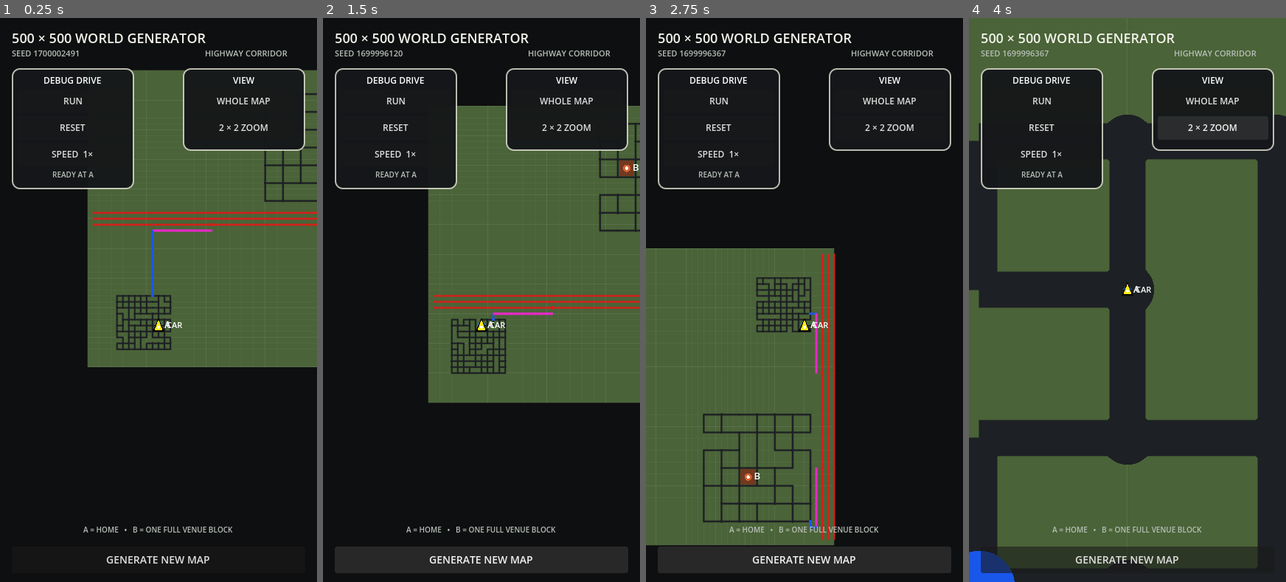
Above: before the commit, frames 1-4 (left to right).
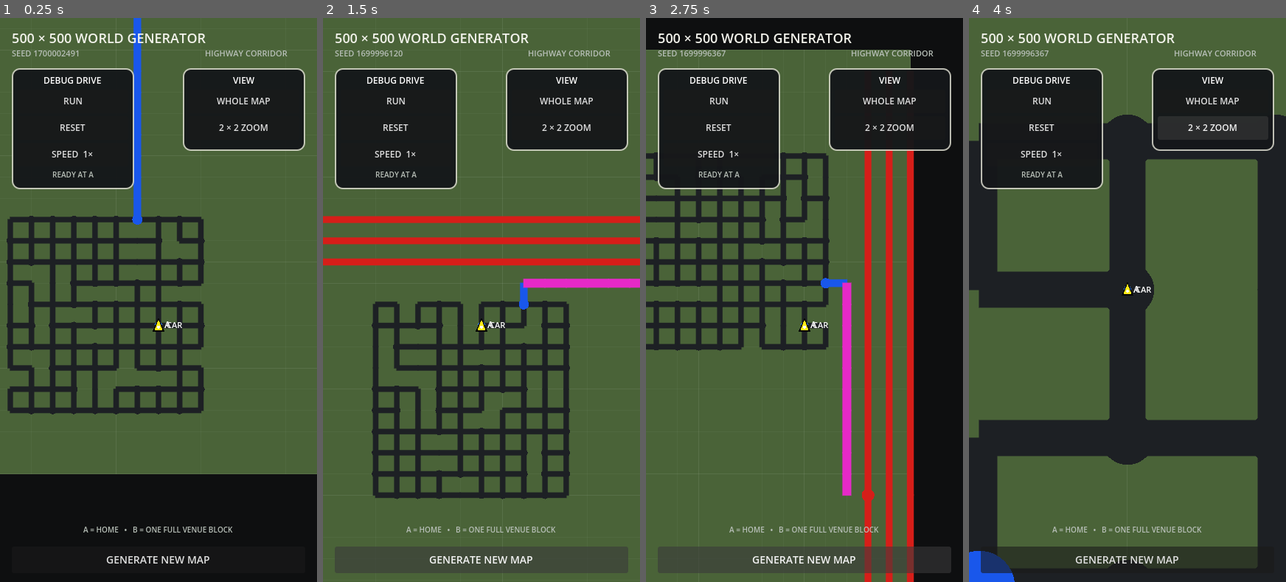
Above: after the commit, the same moments.

Repository: patrickcallahancomedy/comedian
Game: Godot game, scene res://scenes/drive/grid_world_prototype.tscn
Same seed, same stepped clock (60 frames per second), same inputs: the game is played once before the commit and once after it. This scene is started directly instead of the project's main scene.
Inputs:
- Up to frame 1 (0.25 s): no input
- Up to frame 2 (1.5 s): click "RUN" at 0.5 s; click "GENERATE NEW MAP" at 1.25 s
- Up to frame 3 (2.75 s): click "GENERATE NEW MAP" at 2 s
- Up to frame 4 (4 s): click "WHOLE MAP" at 2.75 s; click "2 × 2 ZOOM" at 3.5 s

The runs differ from the first frame. In frame 1, 39% of the frame differs, in the area x 0-100%, y 0-81%; in frame 2, 58%, in the area x 0-100%, y 0-100%; in frame 3, 41%; in frame 4, nothing differs.

Commit message:
Tune immersive fixed-car camera framing

Diff:
--- a/godot/scripts/drive/grid_world_map.gd
+++ b/godot/scripts/drive/grid_world_map.gd
@@ -24,6 +24,7 @@
 const VISIBLE_NEIGHBORHOOD_BLOCKS := 2.0
 const ROAD_BLOCK_LENGTH := 20
 const ROAD_BLOCK_WIDTH := 10
+const DRIVE_VISIBLE_WORLD_WIDTH := 140.0
 
 @export var world_seed: int = 0
 
@@ -203,14 +204,10 @@
 		return
 
 	if drive_camera_enabled:
-		# Keep the main driving view at the normal whole-world scale.
-		# The fixed car can push some far edges off-screen as the world
-		# translates/rotates, but we never shrink the map dynamically.
-		var available := minf(
-			available_width,
-			available_height
-		)
-		map_scale = available / float(generator.GRID_SIZE)
+		# Immersive old-school driving camera: the car stays fixed/upward
+		# while the world moves and rotates beneath it. Keep enough surrounding
+		# road visible to read upcoming turns without shrinking to an overview.
+		map_scale = available_width / DRIVE_VISIBLE_WORLD_WIDTH
 		return
 
 	# Same generated map, only magnified until roughly two neighborhood
